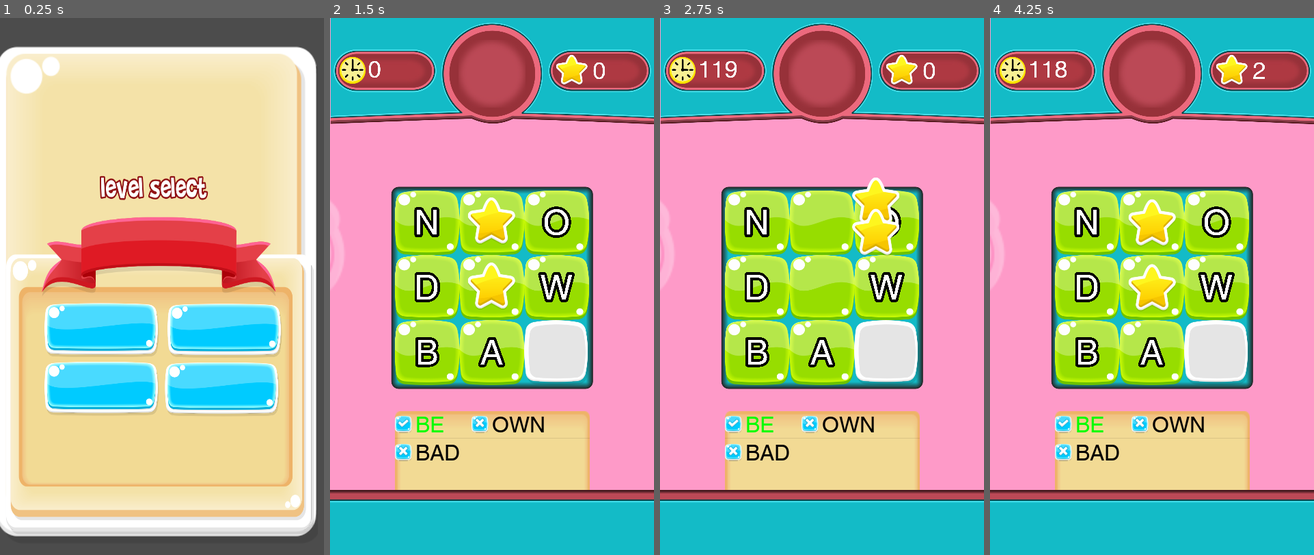
Above: before the commit, frames 1-4 (left to right).
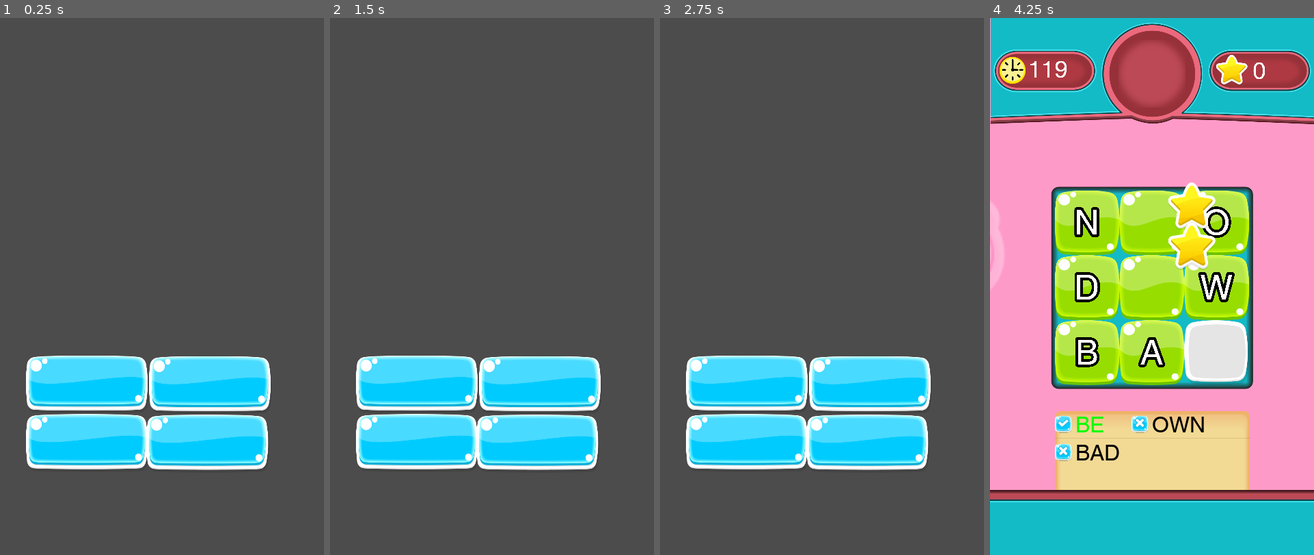
Above: after the commit, the same moments.

Repository: ahmetilgin/WordFinding
Game: Godot game, scene res://MainMenu.tscn
Same seed, same stepped clock (60 frames per second), same inputs: the game is played once before the commit and once after it.
Inputs (mouse positions are in pixels of both pictures, inside the frame that each line leads up to):
- Up to frame 1 (0.25 s): no input
- Up to frame 2 (1.5 s): tap Enter at 0.5 s; move the mouse to (563, 259) at 0.52 s; click (563, 259) at 0.67 s; tap Space at 1.25 s; move the mouse to (427, 313) at 1.27 s; click (427, 313) at 1.42 s
- Up to frame 3 (2.75 s): move the mouse to (854, 168) at 2.02 s; click (854, 168) at 2.17 s
- Up to frame 4 (4.25 s): move the mouse to (1135, 393) at 2.77 s; click (1135, 393) at 2.92 s; move the mouse to (1249, 367) at 3.52 s; click (1249, 367) at 3.67 s

The runs differ from the first frame. In frame 1, 86% of the frame differs, in the area x 0-98%, y 5-97%; in frame 2, 100%, in the area x 0-100%, y 0-100%; in frame 3, 100%; in frame 4, 3.1%.

Commit message:
buttonlar eklendi

Diff:
--- a/LevelFinish.gd
+++ b/LevelFinish.gd
@@ -27,3 +27,11 @@
 	$LevelFinish.hide()
 	$Node.set_visible(true)
 	pass # Replace with function body.
+
+
+func _on_LevelSelect_released():
+	pass # Replace with function body.
+
+
+func _on_MainMenu_released():
+	pass # Replace with function body.
--- a/LevelFinish.tscn
+++ b/LevelFinish.tscn
@@ -1,15 +1,15 @@
-[gd_scene load_steps=8 format=2]
+[gd_scene load_steps=12 format=2]
 
 [ext_resource path="res://assets/freegui/png/level_complete.png" type="Texture" id=1]
-[ext_resource path="res://assets/freegui/png/Button.png" type="Texture" id=2]
+[ext_resource path="res://assets/buttons/g1657-9.png" type="Texture" id=2]
 [ext_resource path="res://assets/Helvetica.ttf" type="DynamicFontData" id=3]
 [ext_resource path="res://LevelFinish.gd" type="Script" id=4]
 [ext_resource path="res://LevelSelect.tscn" type="PackedScene" id=5]
-
-[sub_resource type="AtlasTexture" id=1]
-flags = 4
-atlas = ExtResource( 2 )
-region = Rect2( 1345.22, 2270.16, 186.912, 199.867 )
+[ext_resource path="res://assets/buttons/g2181-6.png" type="Texture" id=6]
+[ext_resource path="res://assets/buttons/g7941-8.png" type="Texture" id=7]
+[ext_resource path="res://assets/buttons/g6449-3.png" type="Texture" id=8]
+[ext_resource path="res://assets/buttons/g2719-6.png" type="Texture" id=9]
+[ext_resource path="res://assets/buttons/g1119-0.png" type="Texture" id=10]
 
 [sub_resource type="DynamicFont" id=2]
 size = 50
@@ -59,7 +59,8 @@
 [node name="LevelSelect" type="TouchScreenButton" parent="LevelFinish"]
 position = Vector2( 111.262, 439.07 )
 scale = Vector2( 0.4, 0.4 )
-normal = SubResource( 1 )
+normal = ExtResource( 10 )
+pressed = ExtResource( 6 )
 
 [node name="TotalStar" type="RichTextLabel" parent="LevelFinish"]
 margin_left = 277.832
@@ -76,7 +77,8 @@
 [node name="MainMenu" type="TouchScreenButton" parent="LevelFinish"]
 position = Vector2( 300.404, 438.634 )
 scale = Vector2( 0.4, 0.4 )
-normal = SubResource( 1 )
+normal = ExtResource( 2 )
+pressed = ExtResource( 9 )
 __meta__ = {
 "_editor_description_": ""
 }
@@ -84,7 +86,8 @@
 [node name="Restart" type="TouchScreenButton" parent="LevelFinish"]
 position = Vector2( 206.625, 438.634 )
 scale = Vector2( 0.4, 0.4 )
-normal = SubResource( 1 )
+normal = ExtResource( 8 )
+pressed = ExtResource( 7 )
 __meta__ = {
 "_editor_description_": ""
 }
--- a/LevelSelect.gd
+++ b/LevelSelect.gd
@@ -20,25 +20,24 @@
 	pass # Replace with function body.
 
 
-func _on_3x3_pressed():
+func _on_3x3_released():
 	Globals.map_size = 3
 	get_tree().change_scene("res://game.tscn")
 	pass # Replace with function body.
 
-
-func _on_4x4_pressed():
+func _on_4x4_released():
 	Globals.map_size = 4
 	get_tree().change_scene("res://game.tscn")
 	pass # Replace with function body.
 
 
-func _on_5v5_pressed():
+func _on_5v5_released():
 	Globals.map_size = 5
 	get_tree().change_scene("res://game.tscn")
 	pass # Replace with function body.
 
 
-func _on_6x6_pressed():
+func _on_6x6_released():
 	Globals.map_size = 6
 	get_tree().change_scene("res://game.tscn")
 	pass # Replace with function body.
--- a/LevelSelect.tscn
+++ b/LevelSelect.tscn
@@ -1,46 +1,33 @@
-[gd_scene load_steps=6 format=2]
+[gd_scene load_steps=4 format=2]
 
-[ext_resource path="res://assets/freegui/png/Window.png" type="Texture" id=1]
-[ext_resource path="res://assets/freegui/png/Button.png" type="Texture" id=2]
+[ext_resource path="res://assets/buttons/g10549-7.png" type="Texture" id=1]
+[ext_resource path="res://assets/buttons/g10457-3.png" type="Texture" id=2]
 [ext_resource path="res://LevelSelect.gd" type="Script" id=3]
-
-[sub_resource type="AtlasTexture" id=1]
-flags = 4
-atlas = ExtResource( 1 )
-region = Rect2( 1027.05, 56.2998, 969.557, 868.697 )
-
-[sub_resource type="AtlasTexture" id=2]
-flags = 4
-atlas = ExtResource( 2 )
-region = Rect2( 134.055, 404.981, 475.346, 239.67 )
 
 [node name="Node" type="Node2D"]
 scale = Vector2( 0.392959, 0.414924 )
 script = ExtResource( 3 )
 
-[node name="LevelSelect" type="TextureRect" parent="."]
-rect_scale = Vector2( 1.23861, 1.50316 )
-texture = SubResource( 1 )
-__meta__ = {
-"_edit_use_anchors_": false
-}
-
 [node name="3x3" type="TouchScreenButton" parent="."]
-position = Vector2( 142.265, 433.725 )
-normal = SubResource( 2 )
+position = Vector2( 111.727, 645.812 )
+normal = ExtResource( 2 )
+pressed = ExtResource( 1 )
 
 [node name="4x4" type="TouchScreenButton" parent="."]
-position = Vector2( 142.265, 639.725 )
-normal = SubResource( 2 )
+position = Vector2( 111.727, 851.812 )
+normal = ExtResource( 2 )
+pressed = ExtResource( 1 )
 
 [node name="5v5" type="TouchScreenButton" parent="."]
-position = Vector2( 600.266, 435.725 )
-normal = SubResource( 2 )
+position = Vector2( 569.728, 647.812 )
+normal = ExtResource( 2 )
+pressed = ExtResource( 1 )
 
 [node name="6x6" type="TouchScreenButton" parent="."]
-position = Vector2( 590.697, 641.939 )
-normal = SubResource( 2 )
-[connection signal="pressed" from="3x3" to="." method="_on_3x3_pressed"]
-[connection signal="pressed" from="4x4" to="." method="_on_4x4_pressed"]
-[connection signal="pressed" from="5v5" to="." method="_on_5v5_pressed"]
-[connection signal="pressed" from="6x6" to="." method="_on_6x6_pressed"]
+position = Vector2( 560.159, 854.026 )
+normal = ExtResource( 2 )
+pressed = ExtResource( 1 )
+[connection signal="released" from="3x3" to="." method="_on_3x3_released"]
+[connection signal="released" from="4x4" to="." method="_on_4x4_released"]
+[connection signal="released" from="5v5" to="." method="_on_5v5_released"]
+[connection signal="released" from="6x6" to="." method="_on_6x6_released"]
--- a/MainMenu.tscn
+++ b/MainMenu.tscn
@@ -1,23 +1,8 @@
-[gd_scene load_steps=4 format=2]
+[gd_scene load_steps=2 format=2]
 
-[ext_resource path="res://assets/freegui/png/Window.png" type="Texture" id=1]
 [ext_resource path="res://LevelSelect.tscn" type="PackedScene" id=2]
-
-[sub_resource type="AtlasTexture" id=1]
-flags = 4
-atlas = ExtResource( 1 )
-region = Rect2( 1727.99, 1153.6, 363.5, 603.17 )
 
 [node name="MainMenu" type="Node2D"]
 
-[node name="TextureRect" type="TextureRect" parent="."]
-margin_right = 40.0
-margin_bottom = 40.0
-rect_scale = Vector2( 1.28151, 1.29122 )
-texture = SubResource( 1 )
-__meta__ = {
-"_edit_use_anchors_": false
-}
-
 [node name="Node" parent="." instance=ExtResource( 2 )]
 position = Vector2( -5.99323, 224.746 )
--- a/game.tscn
+++ b/game.tscn
@@ -143,6 +143,12 @@
 environment = SubResource( 5 )
 
 [node name="Control" parent="." instance=ExtResource( 10 )]
+
+[node name="ColorRect" parent="Control" index="0"]
+visible = false
+
+[node name="LevelFinish" parent="Control" index="1"]
+visible = false
 [connection signal="timeout" from="ScoreTexture/CountTimer" to="." method="_on_CountTimer_timeout"]
 
 [editable path="Control"]
Binary file added: assets/buttons/g1003-1.png
Binary file added: assets/buttons/g10035-7.png
Binary file added: assets/buttons/g10095-6.png
Binary file added: assets/buttons/g10153-7.png
Binary file added: assets/buttons/g10215-2.png
Binary file added: assets/buttons/g10273-7.png
Binary file added: assets/buttons/g10319-5.png
Binary file added: assets/buttons/g10365-6.png
Binary file added: assets/buttons/g10411-1.png
Binary file added: assets/buttons/g10457-3.png
Binary file added: assets/buttons/g10503-7.png
Binary file added: assets/buttons/g10549-7.png
(and 178 more such lines)
